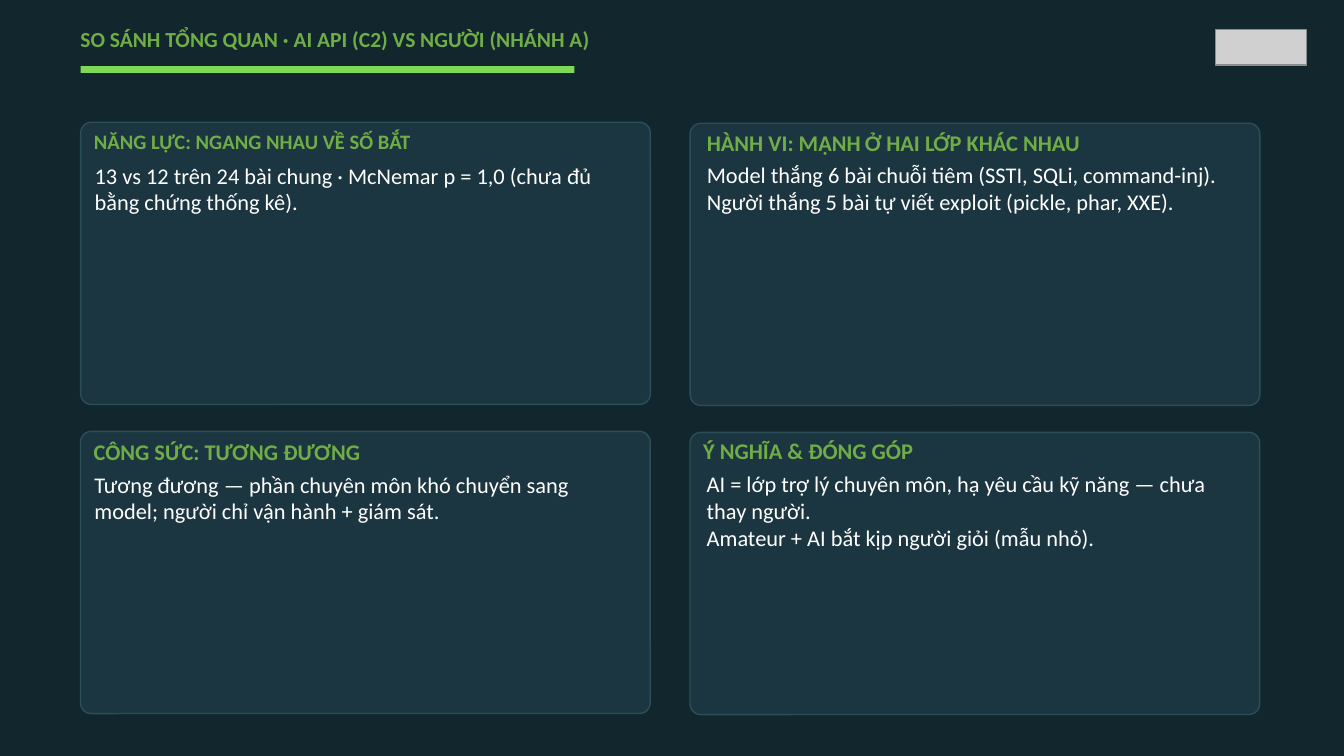
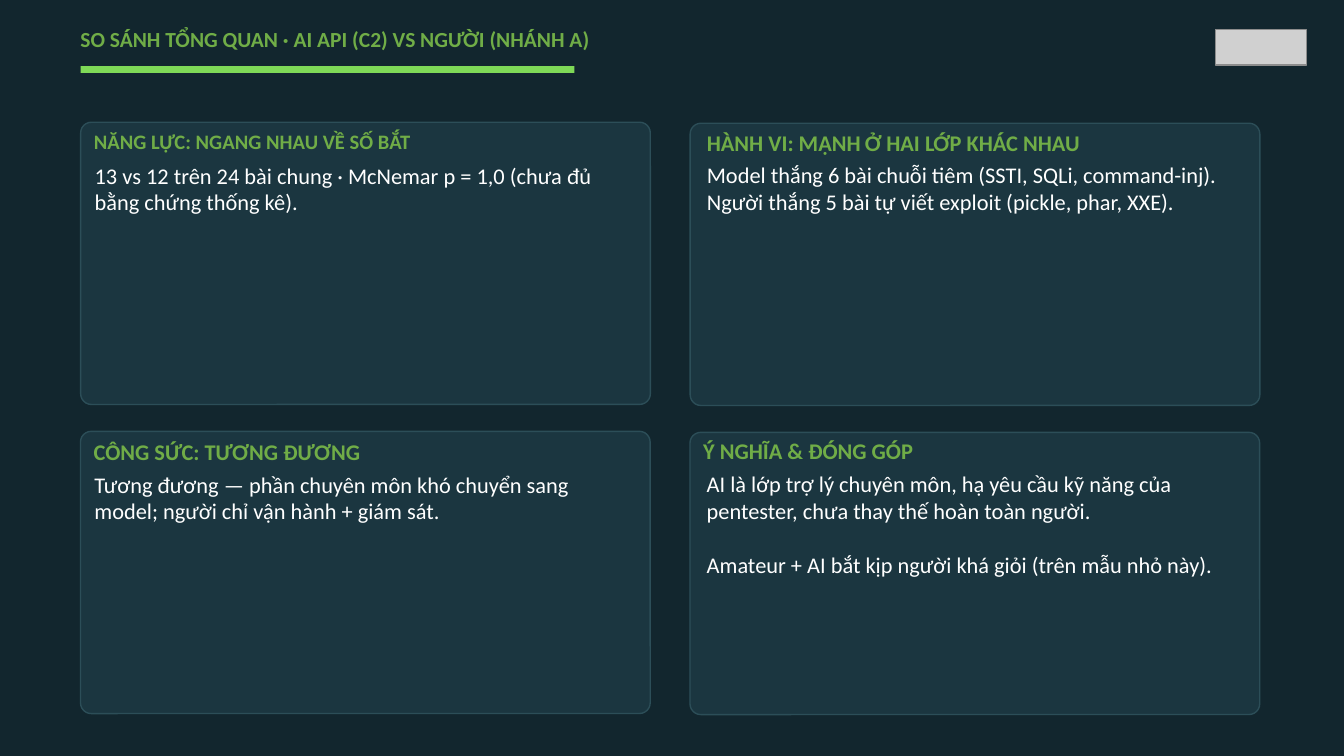
Before and after one commit to VuNguyenBinh/KLTN-FA26, a slide deck: slide 25 of Slide/KTLN_slide.pptx. Drawn at 1344x756 pixels with LibreOffice and Linux fonts; fonts in the diff are those of the drawing; grey boxes stand for pictures. Boxes give left, top, right and bottom in pixels: in the first picture for what was removed or moved away, otherwise in the second. Text is boxed around its words. In the diff, an @@ line names an element or a change of style, - is before the commit and + after.

```diff
--- a/Slide/KTLN_slide.pptx
+++ b/Slide/KTLN_slide.pptx
@@ text at bbox=[707, 475, 1212, 577]: text changed @@
-AI = lớp trợ lý chuyên môn, hạ yêu cầu kỹ năng — chưa thay người.
-Amateur + AI bắt kịp người giỏi (mẫu nhỏ).
+AI là lớp trợ lý chuyên môn, hạ yêu cầu kỹ năng của pentester, chưa thay thế hoàn toàn người.
+Amateur + AI bắt kịp người khá giỏi (trên mẫu nhỏ này).
```
Also in this commit, not shown: 2 other files.
